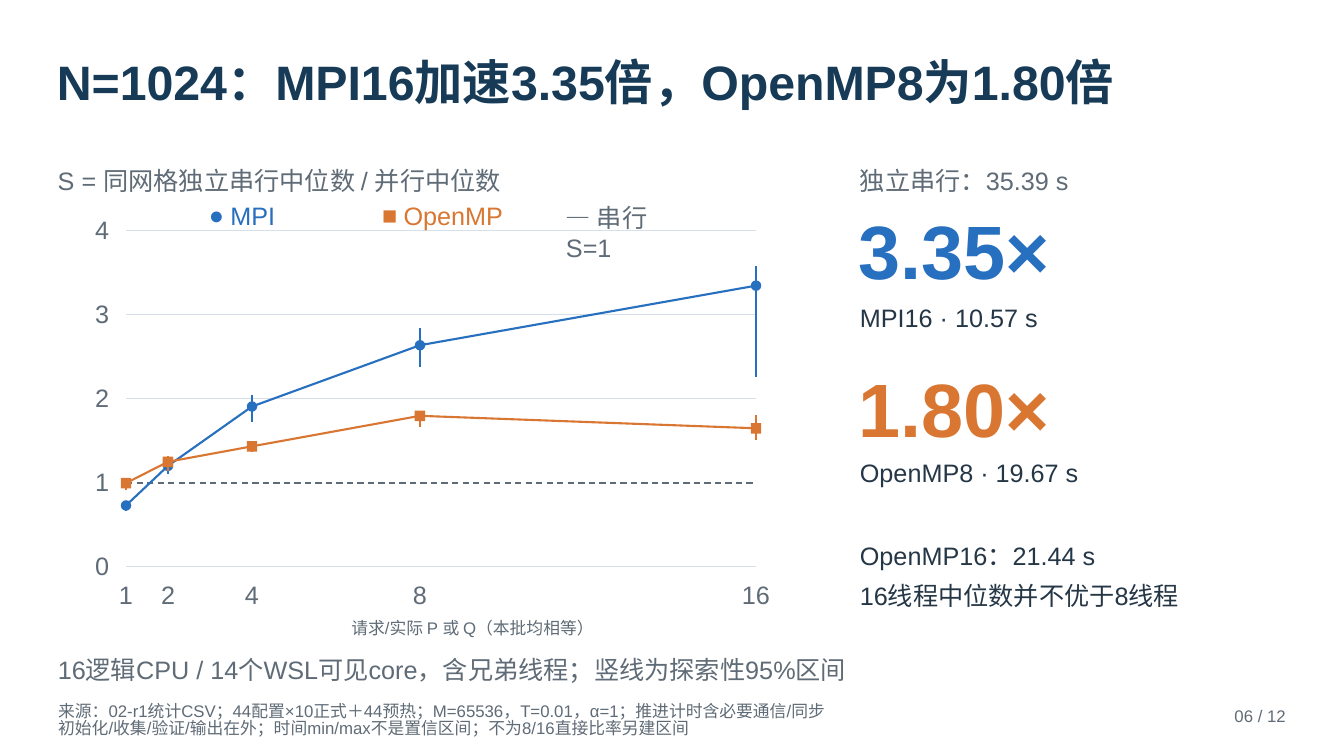
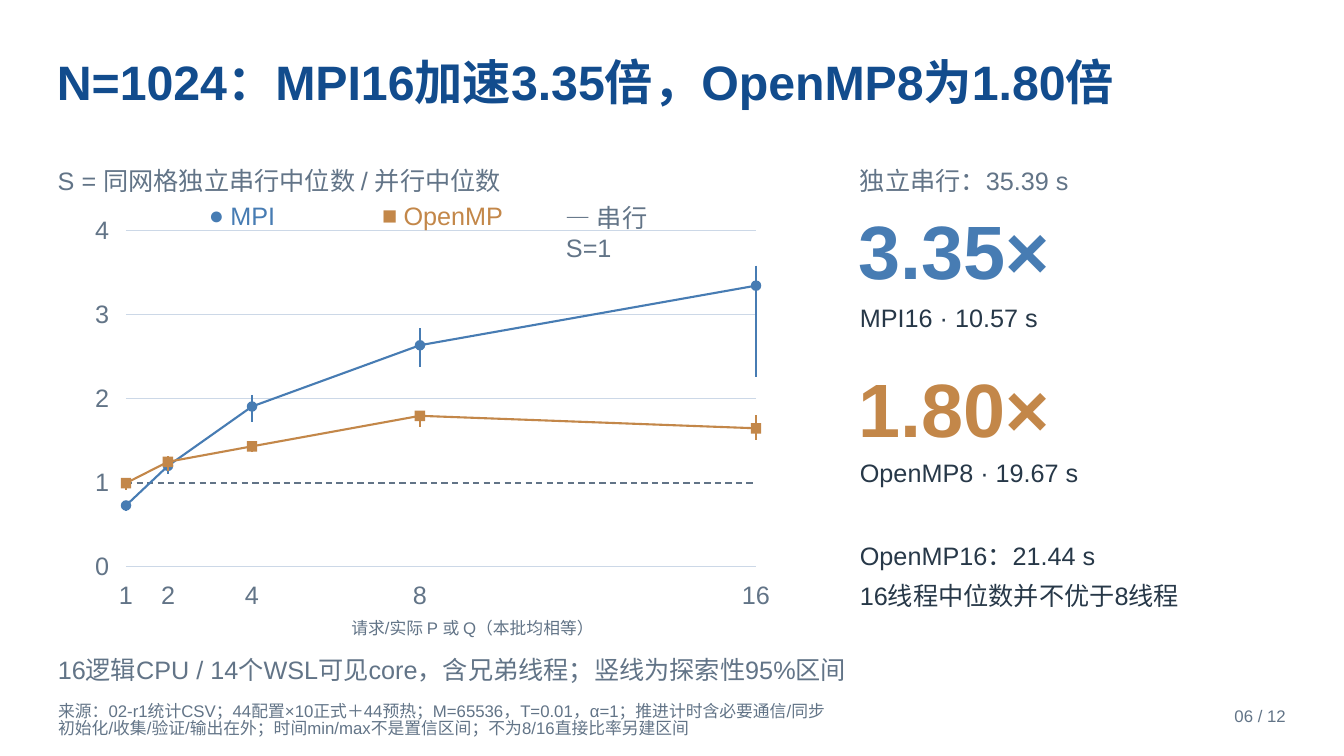
Before and after one commit to JunQianNuo/parallel-heat-solver, a slide deck: slide 6 of report/presentation.pptx. Drawn at 1344x756 pixels with LibreOffice and Linux fonts; fonts in the diff are those of the drawing. Boxes give left, top, right and bottom in pixels: in the first picture for what was removed or moved away, otherwise in the second. Text is boxed around its words. In the diff, an @@ line names an element or a change of style, - is before the commit and + after.

Commit message:
style: align defense deck palette with local PPT references

```diff
--- a/report/presentation.pptx
+++ b/report/presentation.pptx
@@ text "N=1024：MPI16加速3.35倍，OpenMP8为1.80倍" at (57,62,1114,110): text colour #173B57 to #124C8D @@
@@ text "MPI" at (230,207,275,231): text colour #276FBF to #477CB3; bullet colour #276FBF to #477CB3 @@
@@ text "OpenMP" at (404,207,503,231): text colour #D97732 to #C38749; bullet colour #D97732 to #C38749 @@
@@ text "3.35×" at (859,226,1050,280): text colour #276FBF to #477CB3 @@
@@ outline #276FBF 1.5 pt to #477CB3 1.5 pt in 6 elements at (126,285,756,505), (126,504,127,512), (168,461,169,475), (252,395,253,422), (420,329,421,368), (756,265,757,377) @@
@@ fill #276FBF to #477CB3 in 5 elements at (121,500,131,510), (162,461,172,471), (247,401,257,411), (414,340,424,350), (751,280,761,290) @@
@@ text "1.80×" at (859,384,1050,438): text colour #D97732 to #C38749 @@
@@ outline #D7E0E8 0.75 pt to #CCD8E7 0.75 pt in 3 elements at (126,231,756,232), (126,315,756,316), (126,399,756,400) @@
@@ outline #D97732 1.5 pt to #C38749 1.5 pt in 6 elements at (126,416,756,484), (126,479,127,491), (168,456,169,470), (252,443,253,453), (420,412,421,427), (756,415,757,441) @@
@@ fill #D97732 to #C38749 in 5 elements at (121,478,131,488), (162,457,172,467), (247,442,257,452), (414,410,424,420), (751,423,761,434) @@
@@ freeform shape at (126,483,756,484): outline #5F6B76 1.5 pt to #627487 1.5 pt @@
@@ text colour #5F6B76 to #627487 in 17 elements at (58,169,501,192), (95,557,109,575), (95,473,109,491), (95,389,109,407), (95,305,109,323), (95,221,109,239), (119,586,133,604), (161,586,175,604), (245,586,259,604), (413,586,427,604), (742,586,770,604), (566,206,647,257), (351,620,594,637), (860,169,1069,192), (58,659,846,683), (58,703,825,737), (1234,710,1286,722) @@
```
Also in this commit, not shown: 11 other slides changed, 27 other files.
